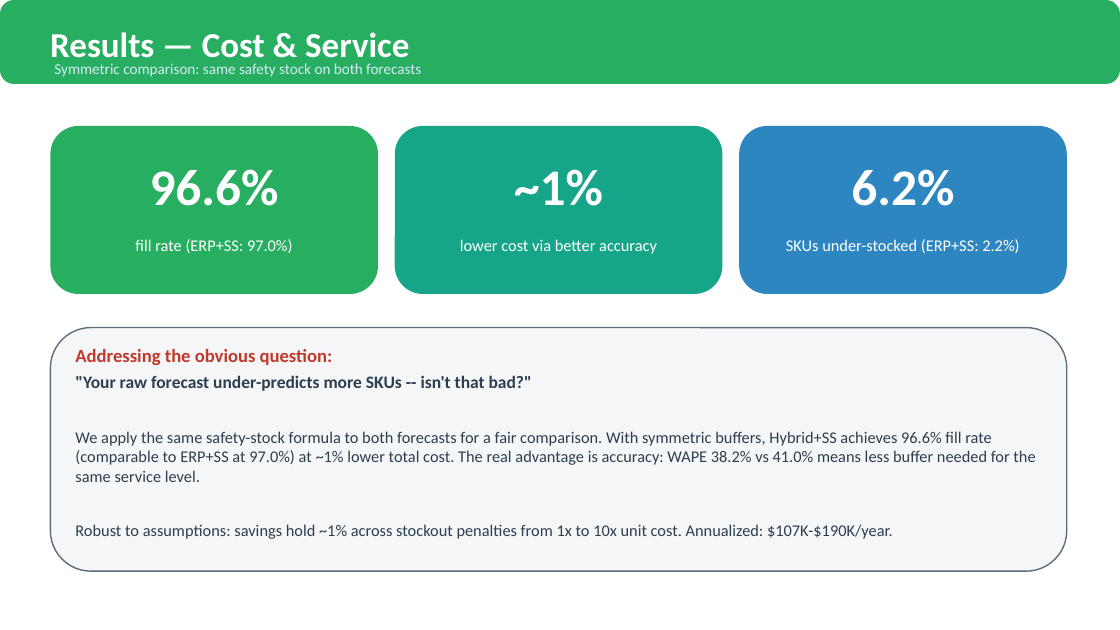
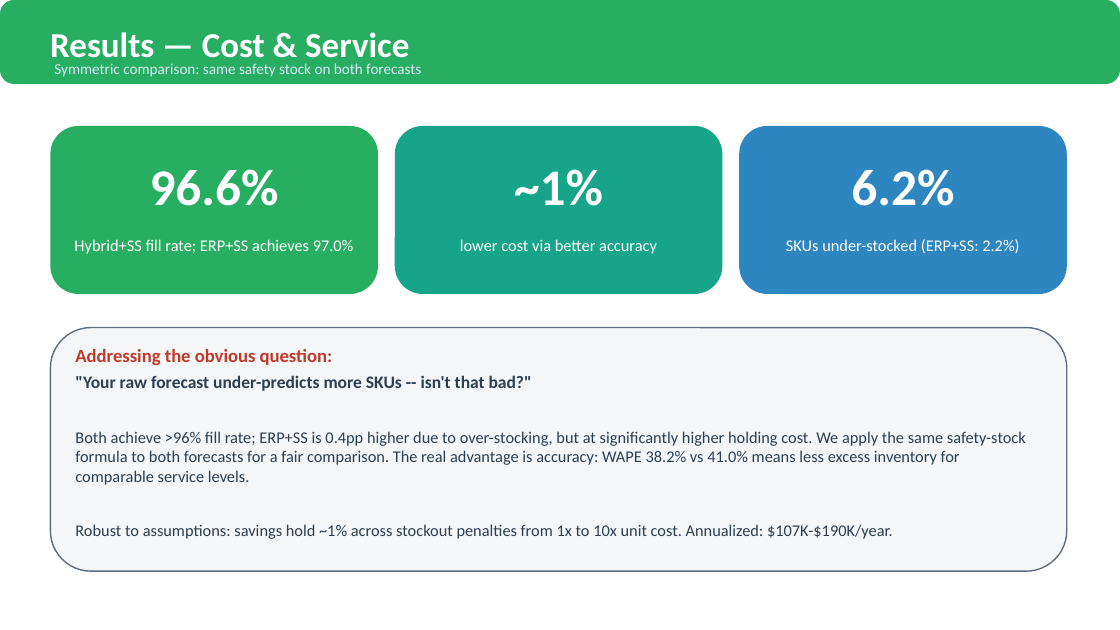
Before and after one commit to Maestro12345-hoax/gic, a slide deck: slide 12 of improved/JLR_Forecasting_Presentation.pptx. Drawn at 1120x630 pixels with LibreOffice and Linux fonts; fonts in the diff are those of the drawing. Boxes give left, top, right and bottom in pixels: in the first picture for what was removed or moved away, otherwise in the second. Text is boxed around its words. In the diff, an @@ line names an element or a change of style, - is before the commit and + after.

Commit message:
fix: restore Dead/No-Demand classification; improve slide 12 framing

```diff
--- a/improved/JLR_Forecasting_Presentation.pptx
+++ b/improved/JLR_Forecasting_Presentation.pptx
@@ text at box(74, 239, 354, 254): text changed @@
-fill rate (ERP+SS: 97.0%)
+Hybrid+SS fill rate; ERP+SS achieves 97.0%
@@ text at box(75, 431, 1026, 485): text changed @@
-We apply the same safety-stock formula to both forecasts for a fair comparison. With symmetric buffers, Hybrid+SS achieves 96.6% fill rate (comparable to ERP+SS at 97.0%) at ~1% lower total cost. The real advantage is accuracy: WAPE 38.2% vs 41.0% means less buffer needed for the same service level.
+Both achieve >96% fill rate; ERP+SS is 0.4pp higher due to over-stocking, but at significantly higher holding cost. We apply the same safety-stock formula to both forecasts for a fair comparison. The real advantage is accuracy: WAPE 38.2% vs 41.0% means less excess inventory for comparable service levels.
```
Also in this commit, not shown: 1 other file.
